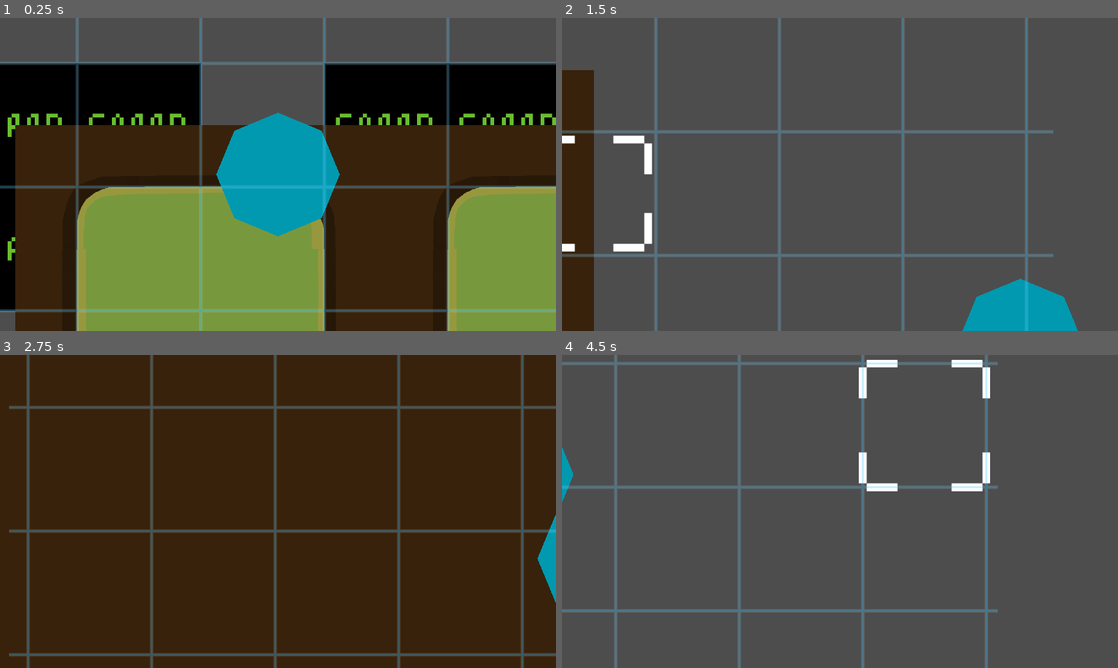
Above: before the commit, frames 1-4 (two rows, left to right).
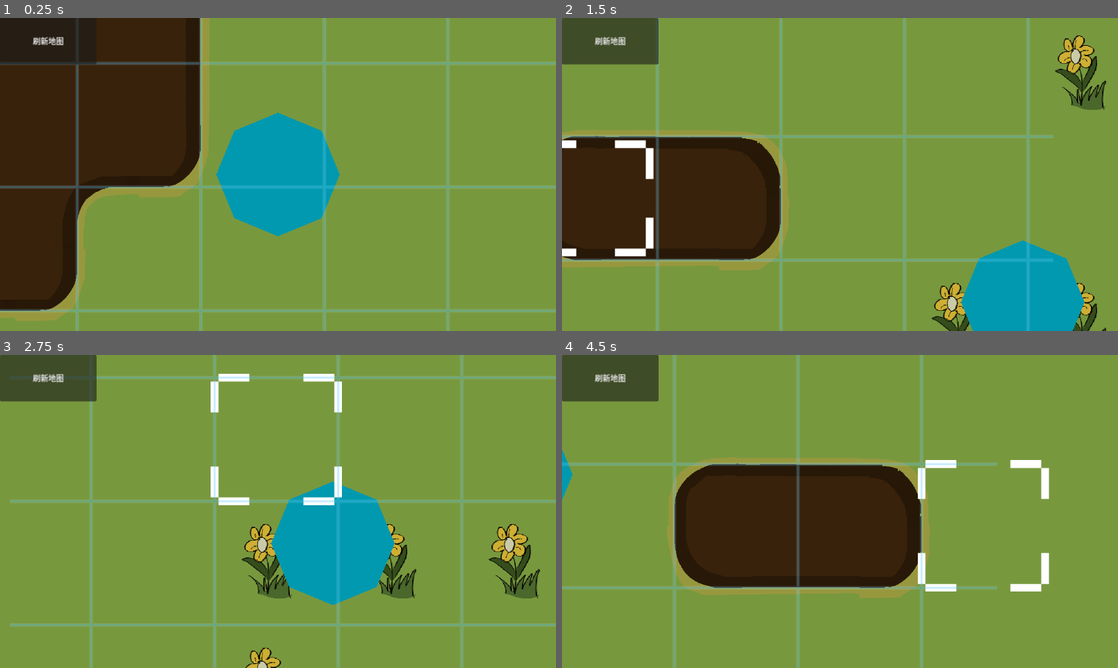
Above: after the commit, the same moments.

Repository: MRluUnity/Double-grid-system-and-programmatic
Game: Godot game, scene res://main.tscn
Two runs of this game, one before a commit and one after it. Both use one fixed random seed, a clock stepped at 60 frames per second and the inputs below.
Inputs (mouse positions are in pixels of both pictures, inside the frame that each line leads up to):
- Up to frame 1 (0.25 s): no input
- Up to frame 2 (1.5 s): tap Enter at 0.5 s; move the mouse to (962, 158) at 0.52 s; press the mouse at (962, 158) at 0.53 s; hold D (action_right) 0.53-1.28 s; right-click (962, 158) at 0.8 s; move the mouse to (728, 190) at 1.27 s; release the mouse at (728, 190) at 1.28 s; hold S (action_down) from 1.28 s (still down); right-click (728, 190) at 1.35 s
- Up to frame 3 (2.75 s): click (166, 527) at 1.55 s; move the mouse to (333, 442) at 2.02 s; release S (action_down) at 2.03 s; press the mouse at (333, 442) at 2.03 s; hold D (action_right) from 2.03 s (still down); right-click (333, 442) at 2.3 s
- Up to frame 4 (4.5 s): move the mouse to (812, 574) at 2.77 s; release D (action_right) at 2.78 s; release the mouse at (812, 574) at 2.78 s; hold W (action_up) 2.78-3.53 s; right-click (812, 574) at 2.85 s; click (812, 574) at 3.05 s; move the mouse to (1006, 558) at 3.52 s; press the mouse at (1006, 558) at 3.53 s; hold A (action_left) from 3.53 s (still down); right-click (1006, 558) at 3.8 s; move the mouse to (673, 464) at 4.27 s; release the mouse at (673, 464) at 4.28 s; right-click (673, 464) at 4.35 s

The runs differ from the first frame. In frame 1, 58% of the frame differs, in the area x 0-100%, y 0-100%; in frame 2, 95%; in frame 3, 100%; in frame 4, 99%.

Commit message:
Add files via upload

Diff:
--- a/char_map_layer.gd
+++ b/char_map_layer.gd
@@ -35,6 +35,10 @@
 	for coord : Vector2i in get_used_cells():
 		set_display_tile(coord)
 
+func set_tile(coords : Vector2i, atlas_coords : Vector2i) -> void:
+	set_cell(coords, 0, atlas_coords)
+	set_display_tile(coords)
+
 func set_display_tile(pos : Vector2i) -> void:
 	for i in FOUR_CELLS:
 		var new_pos : Vector2i = pos + i
--- a/cursor.gd
+++ b/cursor.gd
@@ -2,6 +2,7 @@
 
 @export var cell_size : Vector2i = Vector2i(256, 256)
 @onready var grid: ColorRect = %Grid
+@onready var char_map_layer: DoubleMapLayer = $"../TileMapLayerGroup/CharMapLayer"
 
 
 var target_pos : Vector2
@@ -17,3 +18,9 @@
 func _process(delta: float) -> void:
 	global_position = target_pos + Vector2(cell_size / 2)
 	grid.global_position = get_global_mouse_position() + Vector2(-672, -672)
+
+	if Input.is_action_pressed("action_mouse_left"):
+		char_map_layer.set_tile(to_cell_pos(get_global_mouse_position()) - Vector2.ONE, char_map_layer.grass_tile_set)
+
+	if Input.is_action_pressed("action_mouse_right"):
+		char_map_layer.set_tile(to_cell_pos(get_global_mouse_position()) - Vector2.ONE, char_map_layer.dirt_tile_set)
--- /dev/null
+++ b/flower.tscn
@@ -0,0 +1,15 @@
+[gd_scene load_steps=3 format=3 uid="uid://c0f110da0wwl1"]
+
+[ext_resource type="Texture2D" uid="uid://nyu5wx4hkobr" path="res://Flower1.png" id="1_alt6l"]
+
+[sub_resource type="CircleShape2D" id="CircleShape2D_gvwl5"]
+radius = 33.2415
+
+[node name="Flower" type="StaticBody2D"]
+
+[node name="Flower1" type="Sprite2D" parent="."]
+texture = ExtResource("1_alt6l")
+
+[node name="CollisionShape2D" type="CollisionShape2D" parent="."]
+position = Vector2(-11, 46)
+shape = SubResource("CircleShape2D_gvwl5")
--- a/main.tscn
+++ b/main.tscn
@@ -51,7 +51,11 @@
 position = Vector2(128, 128)
 tile_set = ExtResource("1_r4i5o")
 
+[node name="PropTileMapLayer" type="TileMapLayer" parent="TileMapLayerGroup"]
+tile_set = ExtResource("1_r4i5o")
+
 [node name="Player" parent="." instance=ExtResource("3_bqiwb")]
+unique_name_in_owner = true
 position = Vector2(-608, -538)
 
 [node name="Camera" type="Camera2D" parent="Player"]
@@ -88,3 +92,16 @@
 grow_vertical = 2
 mouse_filter = 2
 color = Color(1, 1, 1, 0)
+metadata/_edit_use_anchors_ = true
+
+[node name="CanvasLayer" type="CanvasLayer" parent="."]
+
+[node name="Button" type="Button" parent="CanvasLayer"]
+custom_minimum_size = Vector2(200, 96)
+offset_right = 8.0
+offset_bottom = 8.0
+text = "刷新地图
+"
+metadata/_edit_use_anchors_ = true
+
+[connection signal="pressed" from="CanvasLayer/Button" to="TileMapLayerGroup" method="_on_button_pressed"]
--- a/project.godot
+++ b/project.godot
@@ -41,3 +41,13 @@
 "events": [Object(InputEventKey,"resource_local_to_scene":false,"resource_name":"","device":-1,"window_id":0,"alt_press …(192 unchanged characters)…
 ]
 }
+action_mouse_left={
+"deadzone": 0.5,
+"events": [Object(InputEventMouseButton,"resource_local_to_scene":false,"resource_name":"","device":-1,"window_id":0,"alt_pressed":false,"shift_pressed":false,"ctrl_pressed":false,"meta_pressed":false,"button_mask":1,"position":Vector2(389, 27),"global_position":Vector2(398, 76),"factor":1.0,"button_index":1,"canceled":false,"pressed":true,"double_click":false,"script":null)
+]
+}
+action_mouse_right={
+"deadzone": 0.5,
+"events": [Object(InputEventMouseButton,"resource_local_to_scene":false,"resource_name":"","device":-1,"window_id":0,"alt_pressed":false,"shift_pressed":false,"ctrl_pressed":false,"meta_pressed":false,"button_mask":2,"position":Vector2(194, 15),"global_position":Vector2(203, 64),"factor":1.0,"button_index":2,"canceled":false,"pressed":true,"double_click":false,"script":null)
+]
+}
--- a/tile_map_layer_group.gd
+++ b/tile_map_layer_group.gd
@@ -2,12 +2,158 @@
 
 @onready var char_map_layer: DoubleMapLayer = $CharMapLayer
 @onready var display_map_layer: TileMapLayer = $DisplayMapLayer
+@onready var prop_tile_map_layer: TileMapLayer = $PropTileMapLayer
+@onready var player: CharacterBody2D = %Player
 
 @export var block_size : int = 32
+@export var load_range_radius : int = 4
 
 var noise : FastNoiseLite
 
+var target_pos : Vector2
+var current_block_pos : Vector2
+
+var blocks : Array[Vector2]
+
+var generate : Dictionary = {}
+var props : Dictionary = {}
+
 func _ready() -> void:
+	randomize()
+
+	noise = FastNoiseLite.new()
+
+	noise.seed = randi()
+	generate_block()
+
+func _process(delta: float) -> void:
+	target_pos = player.global_position
+	process_block_coords()
+
+func process_block_coords() -> void:
+	var block_coords : Vector2 = to_block_pos(target_pos)
+
+	if current_block_pos != block_coords:
+		current_block_pos = block_coords
+		generate_block()
+
+func generate_block() -> void:
+	var start_block : Vector2 = current_block_pos - Vector2(load_range_radius, load_range_radius)
+	var end_block : Vector2 = current_block_pos + Vector2(load_range_radius, load_range_radius) + Vector2.ONE
+
+	var temp_blocks : Array[Vector2] = []
+	var remove_blocks : Array[Vector2] = []
+
+	for x in range(start_block.x, end_block.x):
+		for y in range(start_block.y, end_block.y):
+			temp_blocks.append(Vector2(x, y))
+
+	for coords in blocks:
+		if not temp_blocks.has(coords):
+			remove_blocks.append(coords)
+			remove_block(coords)
+
+	for coords in remove_blocks:
+		blocks.erase(coords)
+
+	for coords in temp_blocks:
+		if not blocks.has(coords):
+			blocks.append(coords)
+			add_block(coords)
+
+
+func add_block(coords : Vector2) -> void:
+	print("-------->加载区块：%s" % coords)
+
+	for x in range(coords.x * block_size, coords.x * block_size + block_size):
+		for y in range(coords.y * block_size, coords.y * block_size + block_size):
+			create_tile(Vector2(x, y))
+
+func remove_block(coords : Vector2) -> void:
+	print("-------->卸载区块：%s" % coords)
+
+	for x in range(coords.x * block_size, coords.x * block_size + block_size):
+		for y in range(coords.y * block_size, coords.y * block_size + block_size):
+			delete_tile(Vector2(x, y))
+			delete_prop(Vector2(x, y))
+
+func create_tile(coords : Vector2) -> void:
+	var main_value : float
+
+	if generate.has(coords):
+		main_value = generate[coords]
+		if main_value == .1:
+			char_map_layer.set_cell(coords, 0, char_map_layer.grass_tile_set)
+		elif main_value == .2:
+			char_map_layer.set_cell(coords, 0, char_map_layer.dirt_tile_set)
+	else :
+		main_value = noise.get_noise_2d(coords.x, coords.y)
+		if main_value > .16:
+			char_map_layer.set_cell(coords, 0, char_map_layer.dirt_tile_set)
+		elif main_value <= .16:
+			char_map_layer.set_cell(coords, 0, char_map_layer.grass_tile_set)
+
+	char_map_layer.set_display_tile(coords)
+
+	save_tile(coords)
+
+	if props.has(coords):
+		main_value = props[coords]
+		if main_value == .15:
+			prop_tile_map_layer.set_cell(coords, 2, Vector2.ZERO, 1)
+		elif main_value == .25:
+			prop_tile_map_layer.set_cell(coords, 2, Vector2.ZERO, 2)
+	else :
+		main_value = noise.get_noise_2d(coords.x, coords.y)
+		if main_value > -.3 and main_value < 0:
+			var tree_index : int = randi() % 100
+			if tree_index < 10:
+				prop_tile_map_layer.set_cell(coords, 2, Vector2.ZERO, 2)
+
+		if main_value > -.2 and main_value < -.05:
+			var flower_index : int = randi() % 100
+			if flower_index < 20:
+				prop_tile_map_layer.set_cell(coords, 2, Vector2.ZERO, 1)
+	save_prop(coords)
+
+func delete_tile(coords : Vector2) -> void:
+	save_tile(coords)
+	char_map_layer.erase_cell(coords)
+	char_map_layer.set_display_tile(coords)
+
+
+func delete_prop(coords : Vector2) -> void:
+	save_prop(coords)
+	prop_tile_map_layer.erase_cell(coords)
+
+
+func save_tile(coords : Vector2) -> void:
+	if char_map_layer.get_cell_atlas_coords(coords) == char_map_layer.grass_tile_set:
+		generate[coords] = .1
+	elif char_map_layer.get_cell_atlas_coords(coords) == char_map_layer.dirt_tile_set:
+		generate[coords] = .2
+
+func save_prop(coords : Vector2) -> void:
+	if props.has(coords):
+		if props[coords] != prop_tile_map_layer.get_cell_alternative_tile(coords):
+			if prop_tile_map_layer.get_cell_alternative_tile(coords) == 1:
+				props[coords] = .15
+			elif prop_tile_map_layer.get_cell_alternative_tile(coords) == 2:
+				props[coords] = .25
+			else :
+				props[coords] = 0
+
+	if prop_tile_map_layer.get_cell_alternative_tile(coords) == 1:
+		props[coords] = .15
+	elif prop_tile_map_layer.get_cell_alternative_tile(coords) == 2:
+		props[coords] = .25
+	else :
+		props[coords] = 0
+
+func to_block_pos(screen_pos:Vector2):
+	return floor(screen_pos / (Vector2(block_size, block_size) * Vector2(char_map_layer.tile_set.tile_size)))
+
+func _on_button_pressed() -> void:
 	randomize()
 
 	noise = FastNoiseLite.new()
@@ -16,20 +162,3 @@
 
 	print("加载第一个区块")
 	add_block(Vector2.ZERO)
-
-func add_block(coord : Vector2) -> void:
-	print("-------->加载区块：%s" % coord)
-
-	for x in range(coord.x * block_size, coord.x * block_size + block_size):
-		for y in range(coord.y * block_size, coord.y * block_size + block_size):
-			create_tile(Vector2(x, y))
-
-func create_tile(coord : Vector2) -> void:
-	var main_value : float = noise.get_noise_2d(coord.x, coord.y)
-
-	if main_value < .16:
-		char_map_layer.set_cell(coord, 0, char_map_layer.dirt_tile_set)
-	if main_value >= .16:
-		char_map_layer.set_cell(coord, 0, char_map_layer.grass_tile_set)
-
-	char_map_layer.set_display_tile(coord)
--- a/tile_set_1.tres
+++ b/tile_set_1.tres
@@ -1,7 +1,9 @@
-[gd_resource type="TileSet" load_steps=5 format=3 uid="uid://1dgisdoxgmcj"]
+[gd_resource type="TileSet" load_steps=8 format=3 uid="uid://1dgisdoxgmcj"]
 
 [ext_resource type="Texture2D" uid="uid://7s3vs3wplgea" path="res://char.png" id="1_xfsiw"]
 [ext_resource type="Texture2D" uid="uid://cldutgxxwhu6l" path="res://grass_and_dirt.png" id="2_3lguu"]
+[ext_resource type="PackedScene" uid="uid://c0f110da0wwl1" path="res://flower.tscn" id="3_c0fip"]
+[ext_resource type="PackedScene" uid="uid://bhcgba6ca6kdf" path="res://tree.tscn" id="4_wbys5"]
 
 [sub_resource type="TileSetAtlasSource" id="TileSetAtlasSource_3hck7"]
 texture = ExtResource("1_xfsiw")
@@ -43,7 +45,12 @@
 2:3/0 = 0
 3:3/0 = 0
 
+[sub_resource type="TileSetScenesCollectionSource" id="TileSetScenesCollectionSource_mnwxa"]
+scenes/1/scene = ExtResource("3_c0fip")
+scenes/2/scene = ExtResource("4_wbys5")
+
 [resource]
 tile_size = Vector2i(256, 256)
 sources/0 = SubResource("TileSetAtlasSource_3hck7")
 sources/1 = SubResource("TileSetAtlasSource_xpf7x")
+sources/2 = SubResource("TileSetScenesCollectionSource_mnwxa")
--- /dev/null
+++ b/tree.gd
@@ -0,0 +1,8 @@
+extends StaticBody2D
+
+
+func _on_area_2d_body_entered(body: Node2D) -> void:
+	var tile_map : TileMapLayer = get_parent()
+	var generate_creater : GenerateCreater = tile_map.get_parent()
+	generate_creater.delete_prop(tile_map.local_to_map(position))
+	queue_free()
--- /dev/null
+++ b/tree.tscn
@@ -0,0 +1,29 @@
+[gd_scene load_steps=5 format=3 uid="uid://bhcgba6ca6kdf"]
+
+[ext_resource type="Texture2D" uid="uid://bhabja6gmxovk" path="res://Tree.png" id="1_b8ues"]
+[ext_resource type="Script" path="res://tree.gd" id="1_uffsy"]
+
+[sub_resource type="CircleShape2D" id="CircleShape2D_rga3k"]
+radius = 35.2278
+
+[sub_resource type="CircleShape2D" id="CircleShape2D_0anr7"]
+radius = 165.109
+
+[node name="Tree" type="StaticBody2D"]
+collision_layer = 0
+script = ExtResource("1_uffsy")
+
+[node name="Tree" type="Sprite2D" parent="."]
+position = Vector2(0, -128)
+texture = ExtResource("1_b8ues")
+
+[node name="CollisionShape2D" type="CollisionShape2D" parent="."]
+position = Vector2(-3, 66)
+shape = SubResource("CircleShape2D_rga3k")
+
+[node name="Area2D" type="Area2D" parent="."]
+
+[node name="CollisionShape2D" type="CollisionShape2D" parent="Area2D"]
+shape = SubResource("CircleShape2D_0anr7")
+
+[connection signal="body_entered" from="Area2D" to="." method="_on_area_2d_body_entered"]
Binary file added: Flower1.png
Not shown, added: Flower1.png.import
Binary file added: Tree.png
Not shown, added: Tree.png.import
